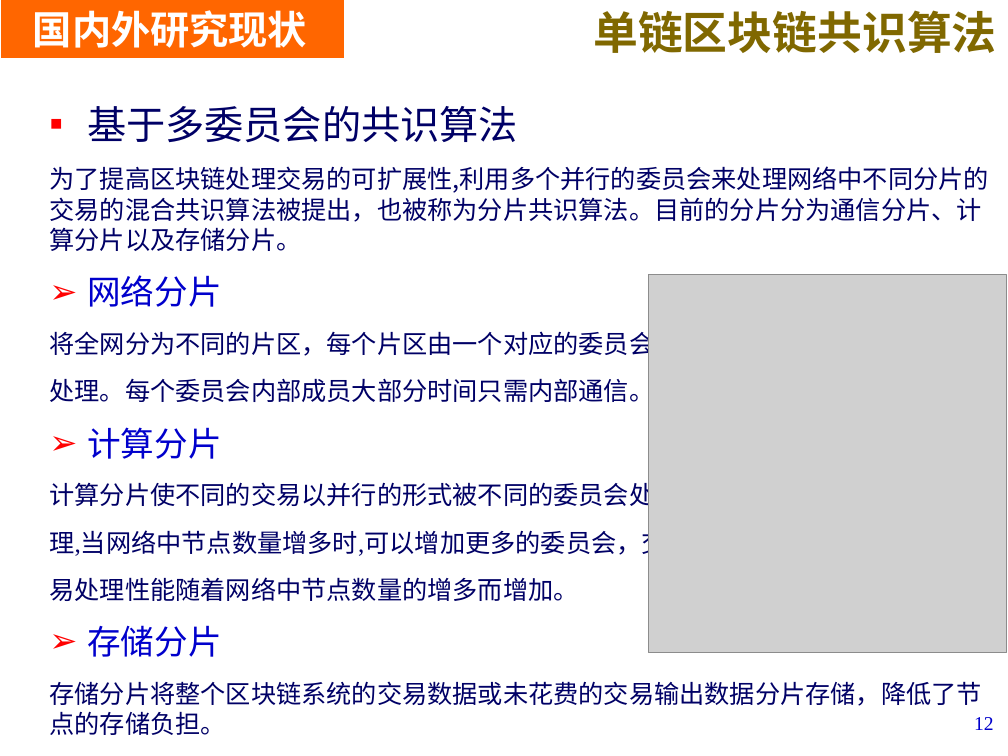
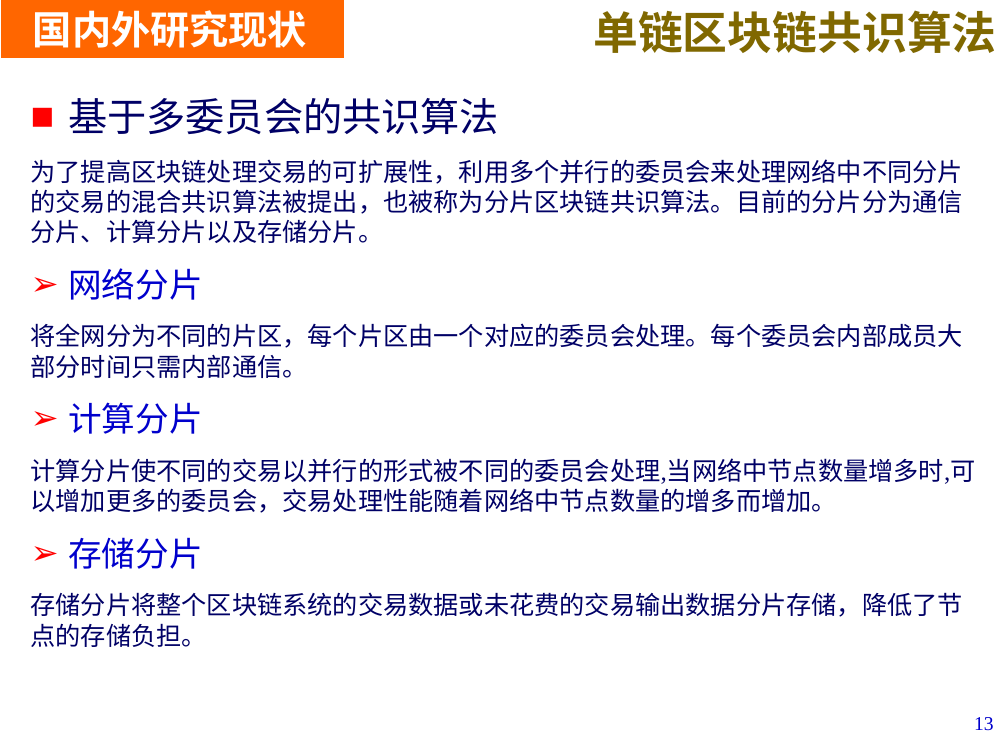
Before and after one commit to LiZhang2021/Blockchain, a slide deck: slide 13 of Doc/PHD_Papers/Thesis Proposal/开题V1.pptx (slide 12 before the commit). Drawn at 1008x756 pixels with LibreOffice and Linux fonts; fonts in the diff are those of the drawing; grey boxes stand for pictures; background and template pictures are left out. Boxes give left, top, right and bottom in pixels: in the first picture for what was removed or moved away, otherwise in the second. Text is boxed around its words. In the diff, an @@ line names an element or a change of style, - is before the commit and + after.

```diff
--- a/Doc/PHD_Papers/Thesis Proposal/开题V1.pptx
+++ b/Doc/PHD_Papers/Thesis Proposal/开题V1.pptx
@@ text "基于多委员会的共识算法": place and size @@
-text "基于多委员会的共识算法" at bbox=[49, 106, 988, 735]
+text "基于多委员会的共识算法" at bbox=[31, 98, 976, 647]
@@ text at bbox=[68, 98, 499, 134]: bullet ▪ to ■ @@
@@ text at bbox=[31, 159, 963, 243]: text changed @@
-为了提高区块链处理交易的可扩展性,利用多个并行的委员会来处理网络中不同分片的交易的混合共识算法被提出，也被称为分片共识算法。目前的分片分为通信分片、计算分片以及存储分片。
+为了提高区块链处理交易的可扩展性，利用多个并行的委员会来处理网络中不同分片的交易的混合共识算法被提出，也被称为分片区块链共识算法。目前的分片分为通信分片、计算分片以及存储分片。
@@ picture removed at bbox=[648, 275, 1006, 653] @@
@@ text at bbox=[31, 323, 963, 378]: text changed @@
-将全网分为不同的片区，每个片区由一个对应的委员会
-处理。每个委员会内部成员大部分时间只需内部通信。
+将全网分为不同的片区，每个片区由一个对应的委员会处理。每个委员会内部成员大部分时间只需内部通信。
@@ text at bbox=[31, 458, 976, 513]: text changed @@
-计算分片使不同的交易以并行的形式被不同的委员会处
-理,当网络中节点数量增多时,可以增加更多的委员会，交
-易处理性能随着网络中节点数量的增多而增加。
+计算分片使不同的交易以并行的形式被不同的委员会处理,当网络中节点数量增多时,可以增加更多的委员会，交易处理性能随着网络中节点数量的增多而增加。
@@ page number at bbox=[974, 717, 994, 731]: text changed @@
-12
+13
```
Also in this commit, not shown: 24 other slides changed, 1 slide added, 4 slides removed, 1 other file.
